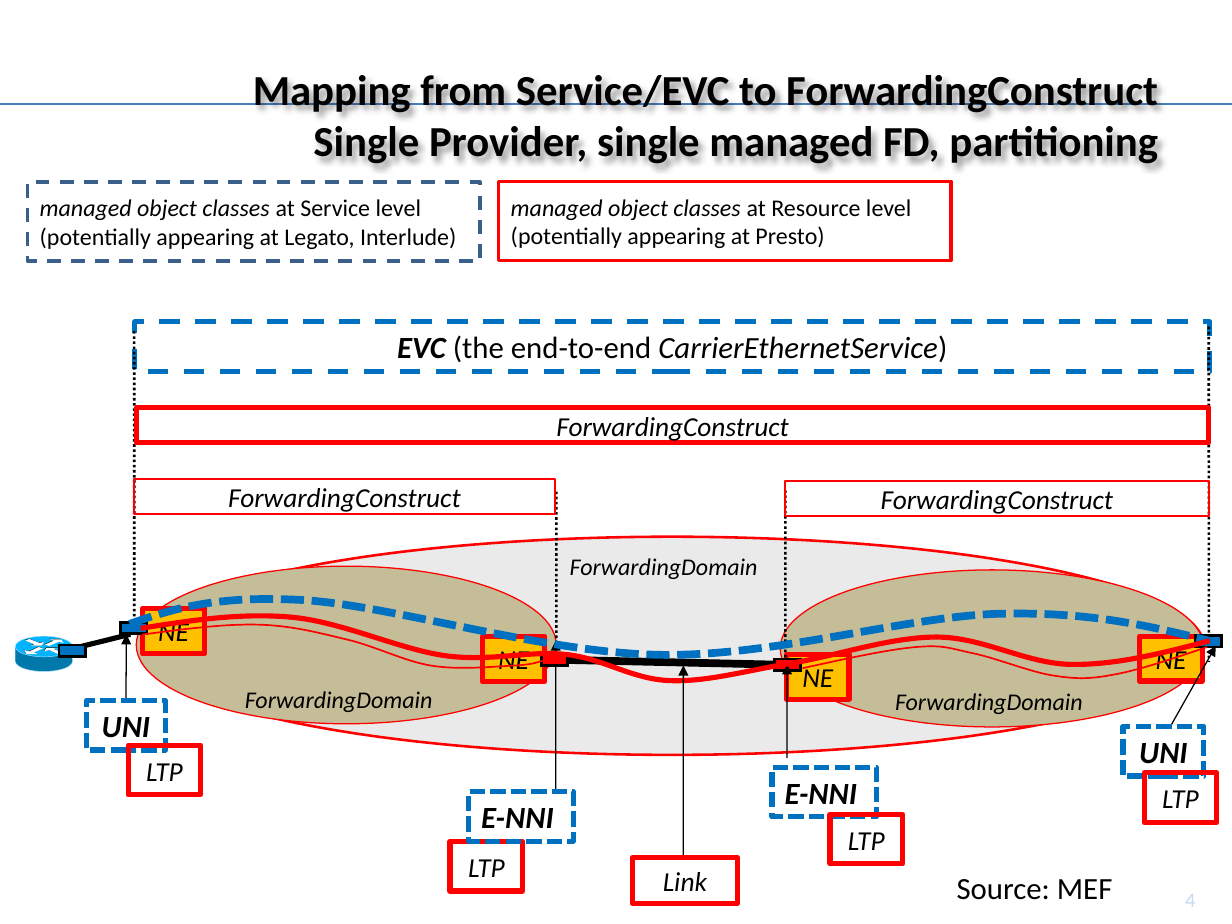
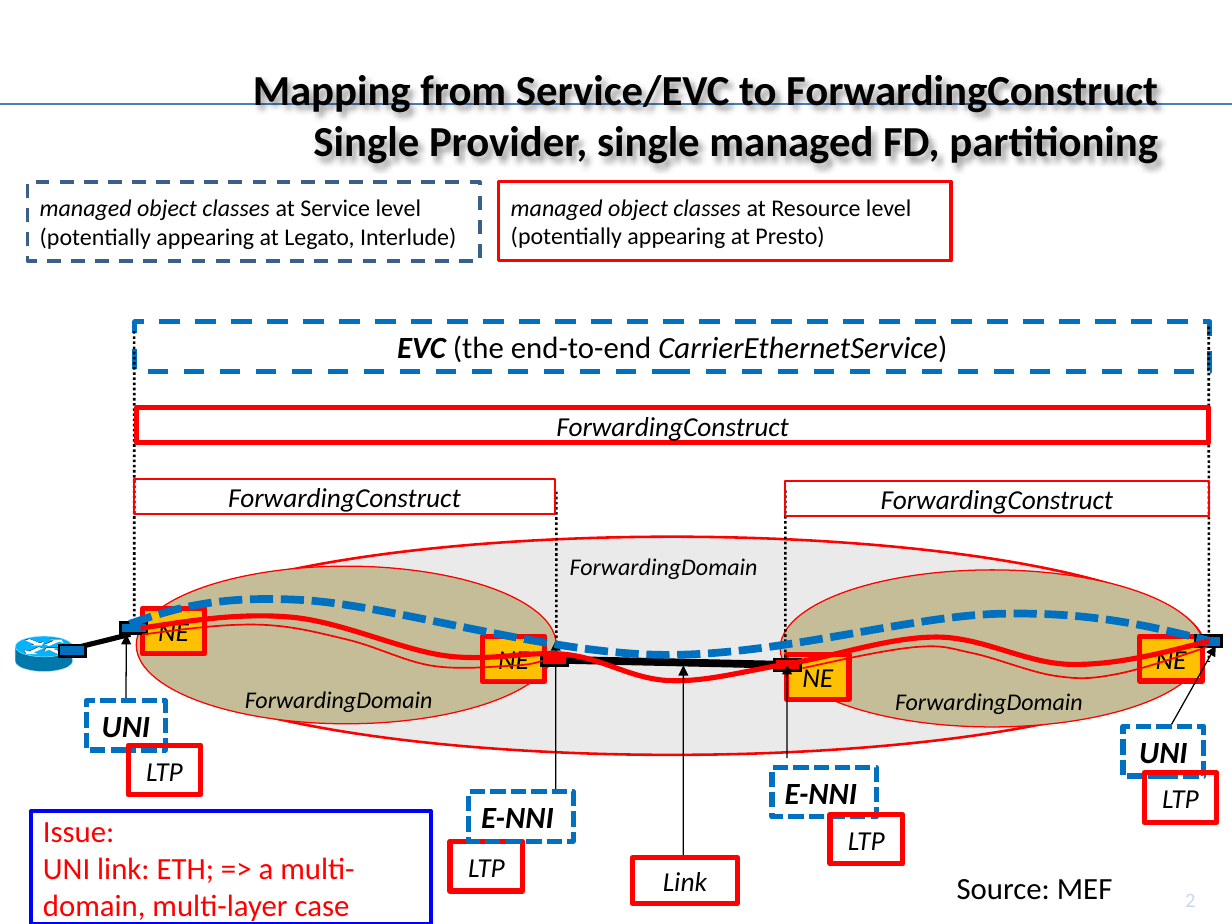
Before and after one commit to TransportModels/IETF-Transport-Modeling, a slide deck: slide 2 of Transport-UseCases/UC#3_P2P_SingleProvider_MultiDomainTopology.pptx (slide 4 before the commit). Drawn at 1232x924 pixels with LibreOffice and Linux fonts; fonts in the diff are those of the drawing; background and template pictures are left out. Boxes give left, top, right and bottom in pixels: in the first picture for what was removed or moved away, otherwise in the second. Text is boxed around its words. In the diff, an @@ line names an element or a change of style, - is before the commit and + after.

```diff
--- a/Transport-UseCases/UC#3_P2P_SingleProvider_MultiDomainTopology.pptx
+++ b/Transport-UseCases/UC#3_P2P_SingleProvider_MultiDomainTopology.pptx
@@ rectangle added at (31, 811, 431, 924), outline #0000FF 2 pt, 18 pt, text #FF0000 @@
+Issue:
+UNI link: ETH; => a multi-domain, multi-layer case
@@ page number at (1185, 894, 1195, 907): text changed @@
-4
+2
```
Also in this commit, not shown: 2 other slides changed, 9 slides added, 8 slides removed.
